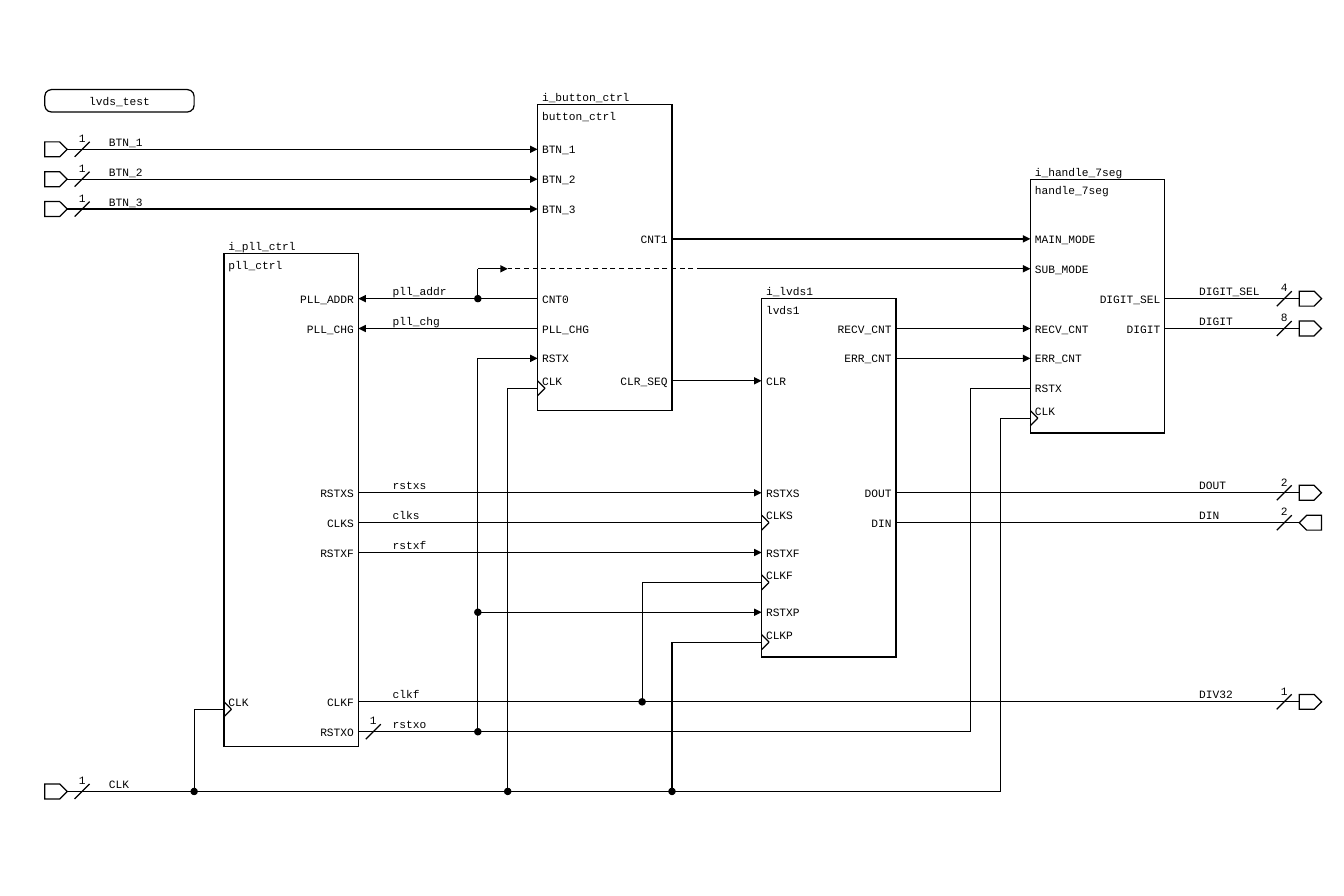
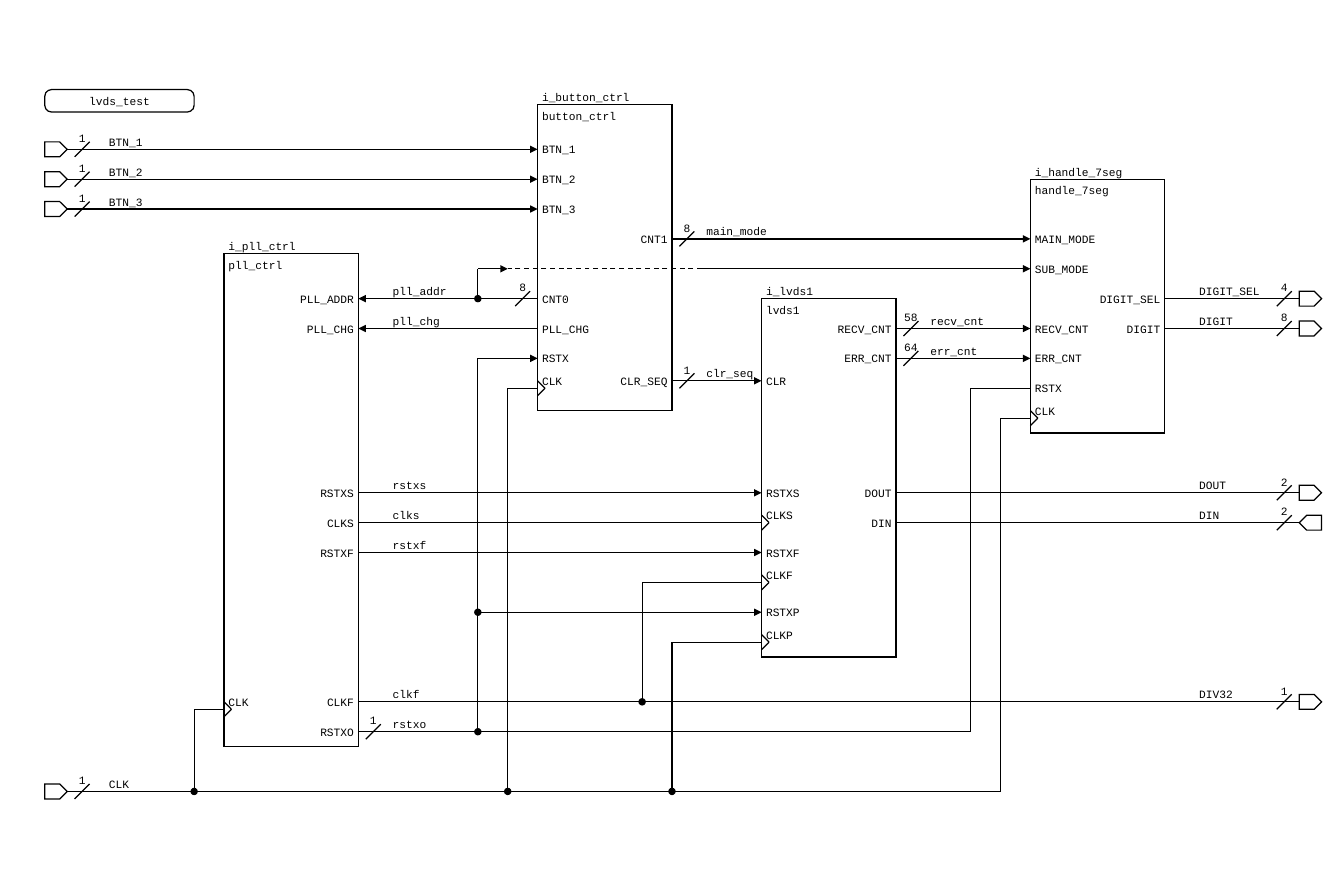
Before and after one commit to yammouch/clksk2017, a slide deck: slide 1 of 0090_ber/rtl/schematic/lvds_test.pptx. Drawn at 1344x896 pixels with LibreOffice and Linux fonts; fonts in the diff are those of the drawing. Boxes give left, top, right and bottom in pixels: in the first picture for what was removed or moved away, otherwise in the second. Text is boxed around its words. In the diff, an @@ line names an element or a change of style, - is before the commit and + after.

```diff
--- a/0090_ber/rtl/schematic/lvds_test.pptx
+++ b/0090_ber/rtl/schematic/lvds_test.pptx
@@ line added from (679, 246) to (694, 231), #000000 1 pt @@
@@ text added at [684, 224, 691, 236], 9 pt, text #000000 @@
+8
@@ text added at [706, 228, 767, 240], 9 pt, text #000000 @@
+main_mode
@@ line added from (515, 306) to (530, 291), #000000 1 pt @@
@@ text added at [519, 284, 526, 296], 9 pt, text #000000 @@
+8
@@ line added from (903, 336) to (918, 321), #000000 1 pt @@
@@ text added at [904, 313, 917, 325], 9 pt, text #000000 @@
+58
@@ text added at [930, 317, 984, 329], 9 pt, text #000000 @@
+recv_cnt
@@ line added from (903, 366) to (918, 351), #000000 1 pt @@
@@ text added at [904, 343, 917, 355], 9 pt, text #000000 @@
+64
@@ text added at [930, 347, 977, 359], 9 pt, text #000000 @@
+err_cnt
@@ line added from (679, 388) to (694, 374), #000000 1 pt @@
@@ text added at [684, 366, 691, 378], 9 pt, text #000000 @@
+1
@@ text added at [706, 370, 753, 381], 9 pt, text #000000 @@
+clr_seq
```
Also in this commit, not shown: 1 other file.
